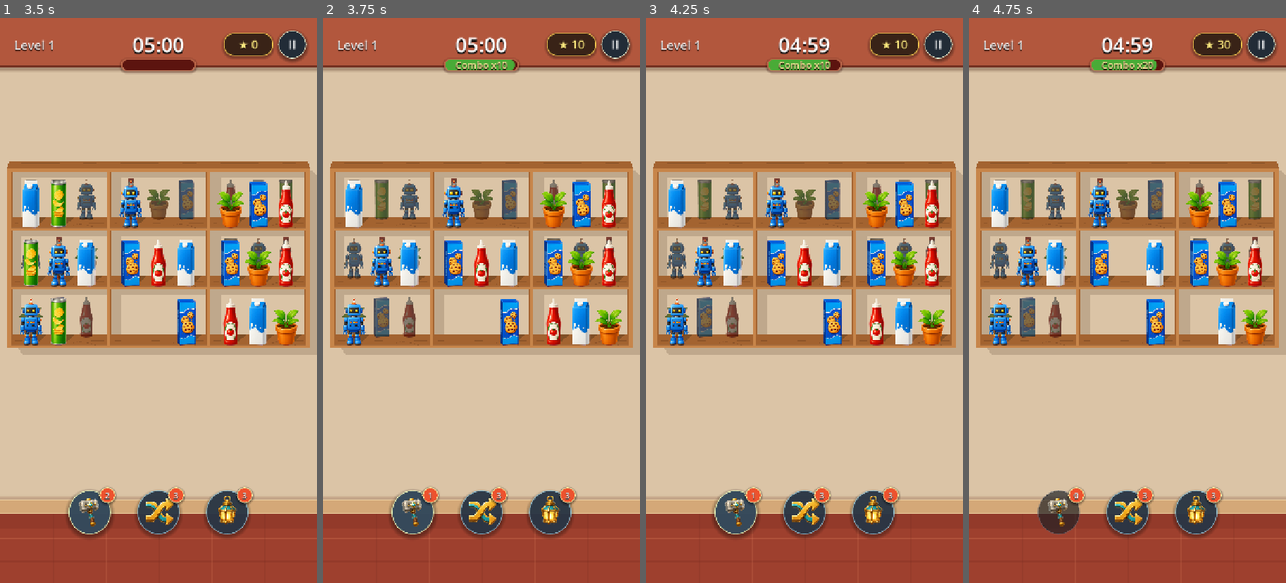
Above: before the commit, frames 1-4 (left to right).
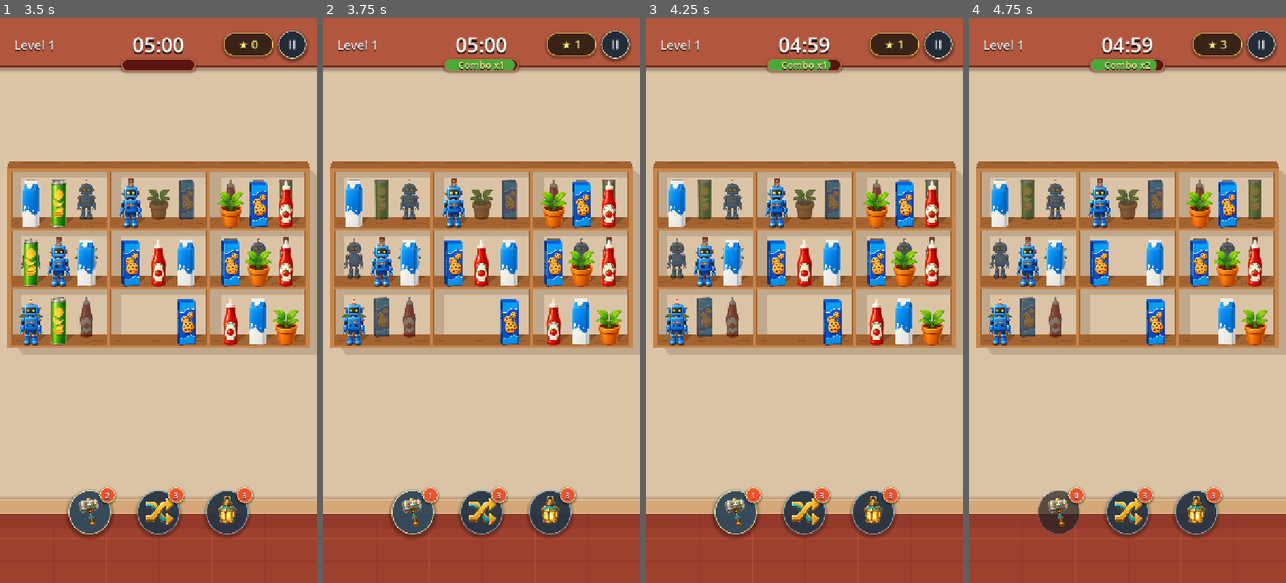
Above: after the commit, the same moments.

Repository: vladeque/sorting-puzzle
Game: Godot game, scene res://scenes/main_menu.tscn
The game is run twice, just before and just after one commit, with the same random seed, the same clock (stepped at 60 frames per second) and the same inputs.
Inputs:
- Up to frame 1 (3.5 s): click "Play" at 0.5 s; click "II" at 1.25 s; click "Continue" at 2 s; click "3" at 2.75 s
- Up to frame 2 (3.75 s): click "2" at 3.5 s
- Up to frame 3 (4.25 s): no input
- Up to frame 4 (4.75 s): click "1" at 4.25 s

Frame 1 is identical in both runs. In frame 2, 0.3% of the frame differs, in the area x 41-83%, y 3-10%; in frame 3, 0.3%; in frame 4, 0.3%.

Commit message:
Correct combo star rewards

Diff:
--- a/scripts/level.gd
+++ b/scripts/level.gd
@@ -48,7 +48,6 @@
 const HUD_TOP_MARGIN := 28.0
 const HUD_SIDE_MARGIN := 24.0
 const COMBO_FILL_INSET := 3.0
-const COMBO_VALUE_PER_TRIPLE := 10
 const LEVEL_LABEL_MARGIN_LEFT := 32.0
 const LEVEL_LABEL_TOP := 42.0
 const LEVEL_LABEL_SIZE := Vector2(194, 40)
@@ -1356,10 +1355,10 @@
 	var combo_is_active := _combo_count > 0 and _combo_time_remaining > 0.0
 	for _triple_index in range(triple_count):
 		if not combo_is_active:
-			_combo_count = COMBO_VALUE_PER_TRIPLE
+			_combo_count = 1
 			combo_is_active = true
 		else:
-			_combo_count += COMBO_VALUE_PER_TRIPLE
+			_combo_count += 1
 
 		earned_stars += _combo_count
 
Not shown, changed: docs/PROJECT_MAP.md
Not shown, changed: docs/SCRIPTS.md
